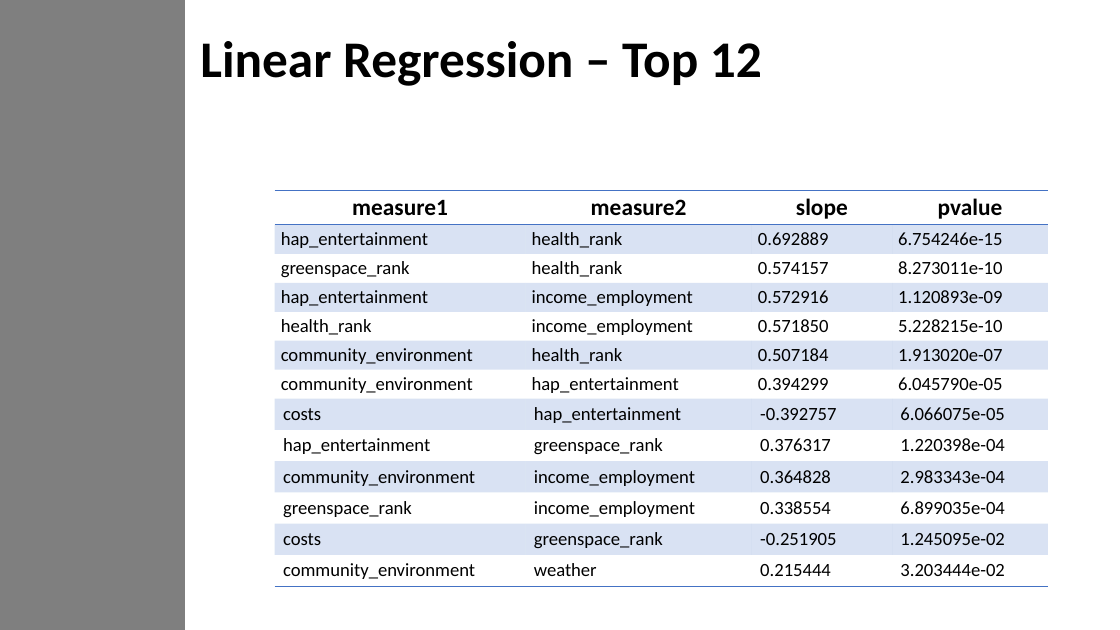
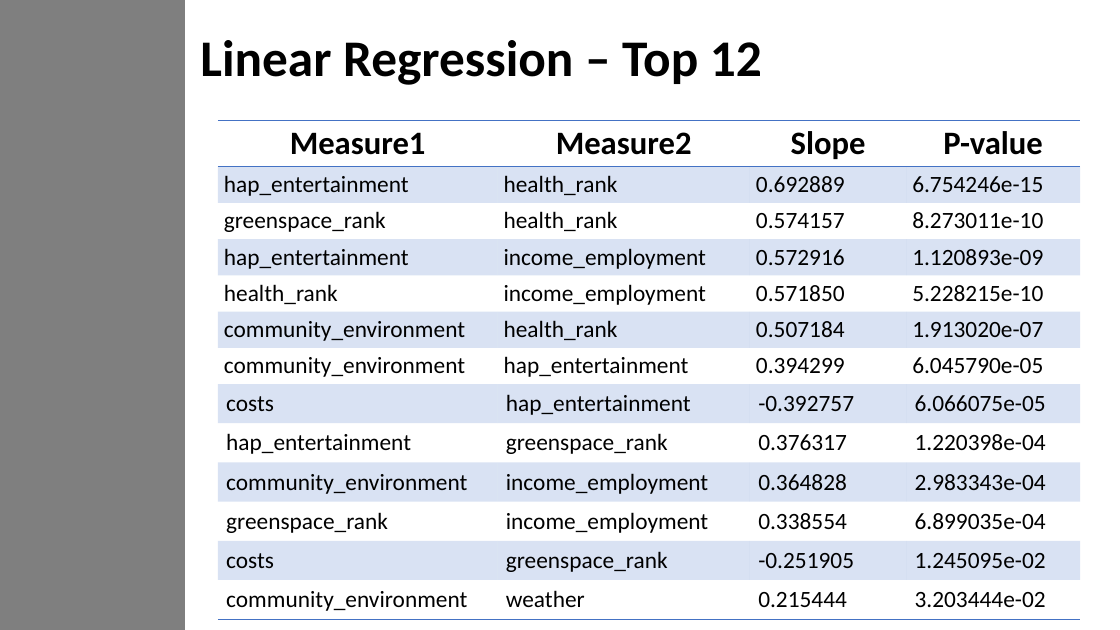
Before and after one commit to jamiedeguz/weatherornot, a slide deck: slide 8 of Presentation.pptx (slide 7 before the commit). Drawn at 1120x630 pixels with LibreOffice and Linux fonts; fonts in the diff are those of the drawing. Boxes give left, top, right and bottom in pixels: in the first picture for what was removed or moved away, otherwise in the second. Text is boxed around its words. In the diff, an @@ line names an element or a change of style, - is before the commit and + after.

Commit message:
Linear Regression v3

```diff
--- a/Presentation.pptx
+++ b/Presentation.pptx
@@ table at [218, 121, 1080, 619] @@
-row 1: measure1 | measure2 | slope | pvalue
+row 1: Measure1 | Measure2 | Slope | P-value
@@ size 16 to 20 pt @@
@@ table: place and size @@
-table at [275, 190, 1049, 583]
+table at [218, 121, 1080, 619]
```
Also in this commit, not shown: 1 other slide changed, 1 slide added, 24 other files.
